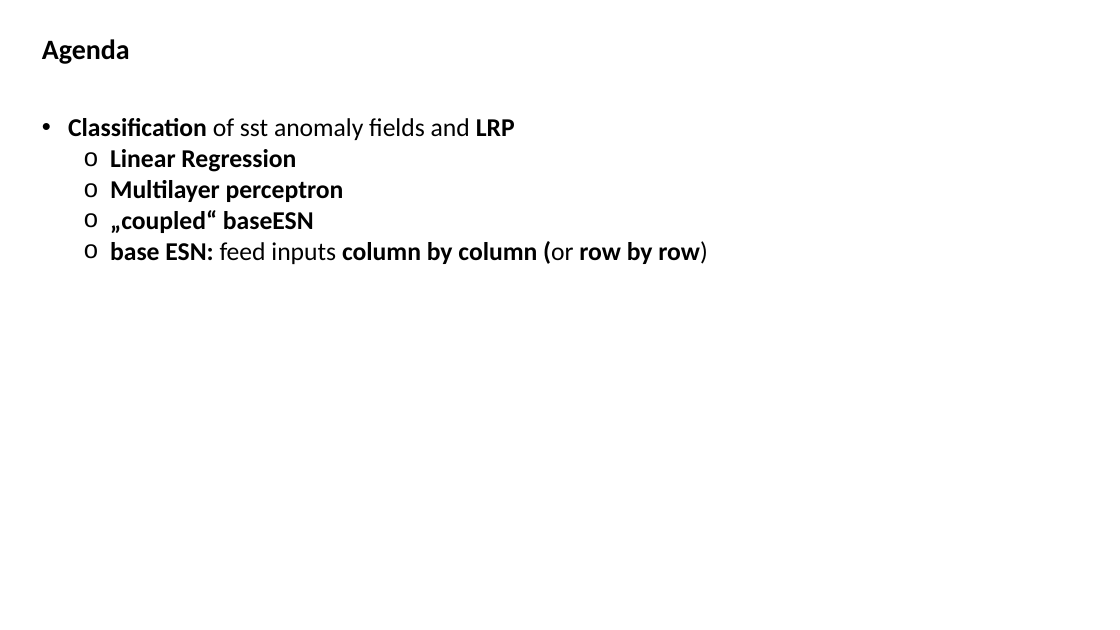
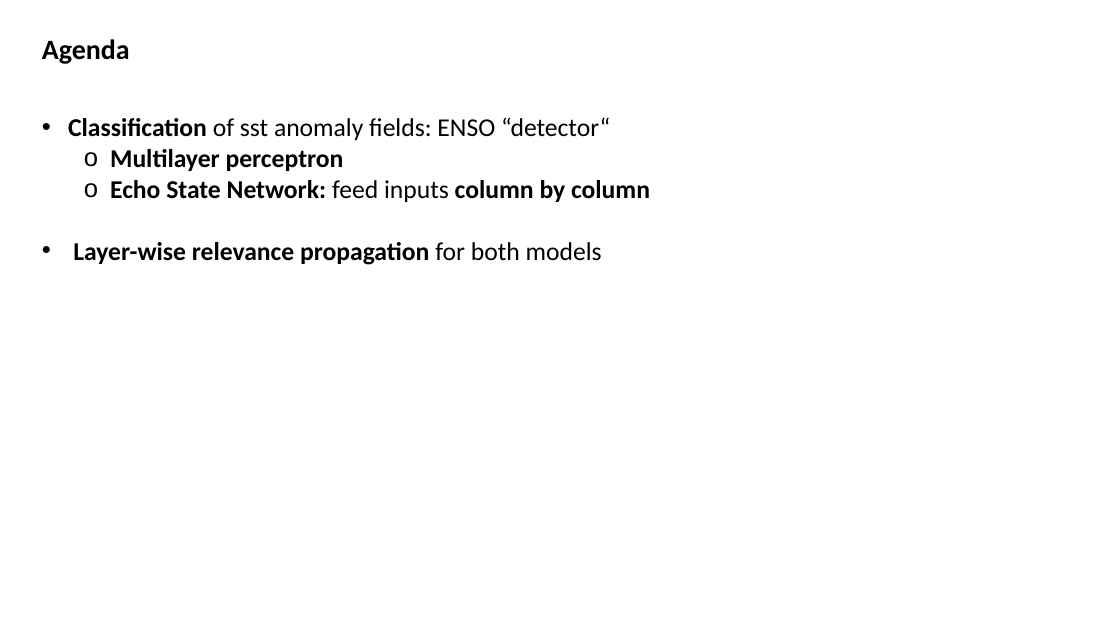
Before and after one commit to MarcoLandtHayen/EchoStateNetworks, a slide deck: slide 4 of ESN_ClassificationLRP_ENSO_OD-Talk.pptx (slide 27 before the commit). Drawn at 1120x630 pixels with LibreOffice and Linux fonts; fonts in the diff are those of the drawing. Boxes give left, top, right and bottom in pixels: in the first picture for what was removed or moved away, otherwise in the second. Text is boxed around its words. In the diff, an @@ line names an element or a change of style, - is before the commit and + after.

```diff
--- a/ESN_ClassificationLRP_ENSO_OD-Talk.pptx
+++ b/ESN_ClassificationLRP_ENSO_OD-Talk.pptx
@@ text at box(68, 117, 610, 140): text changed; bold off @@
-• Classification of sst anomaly fields and LRP
-  o Linear Regression
+• Classification of sst anomaly fields: ENSO “detector“
@@ text at box(73, 180, 650, 265): text changed @@
-  o „coupled“ baseESN
-  o base ESN: feed inputs column by column (or row by row)
+  o Echo State Network: feed inputs column by column
+• Layer-wise relevance propagation for both models
```
Also in this commit, not shown: 13 other slides changed, 7 slides added, 8 slides removed.
